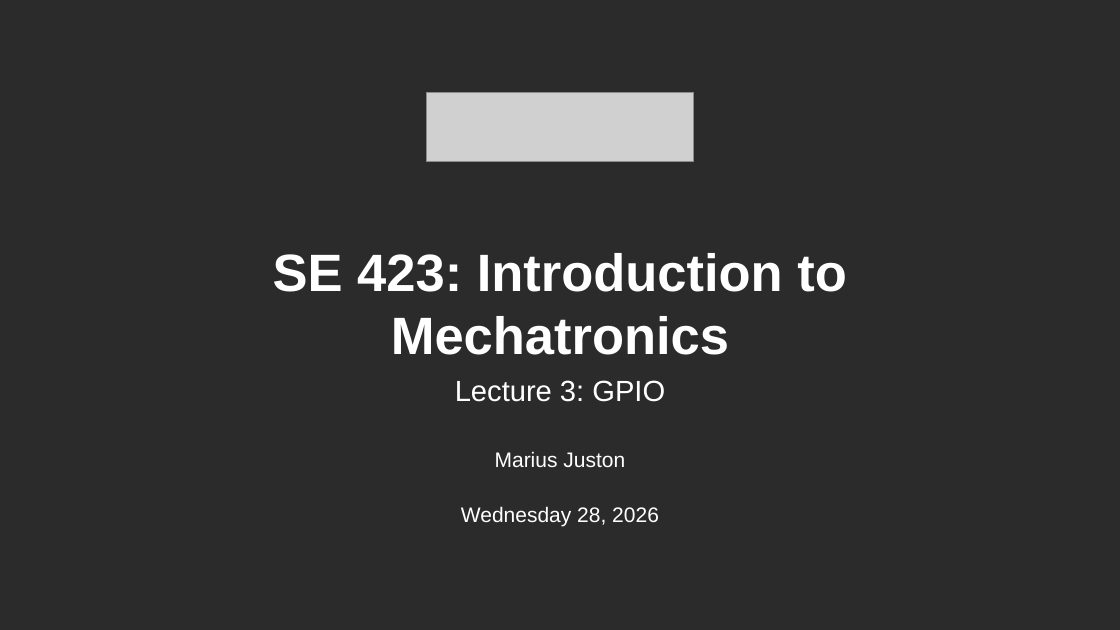
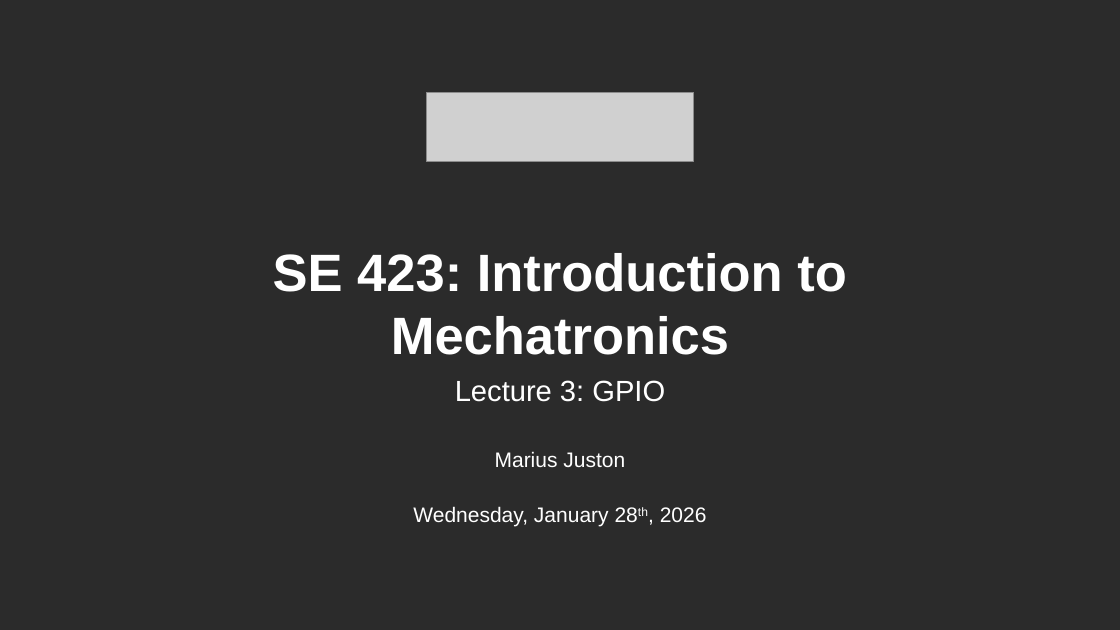
Before and after one commit to Marius-Juston/SE-423---Class-Material, a slide deck: slide 1 of Lectures/Slides/L3.pptx. Drawn at 1120x630 pixels with LibreOffice and Linux fonts; fonts in the diff are those of the drawing; grey boxes stand for pictures; background and template pictures are left out; a plain dark background stands for a picture behind light text. Boxes give left, top, right and bottom in pixels: in the first picture for what was removed or moved away, otherwise in the second. Text is boxed around its words. In the diff, an @@ line names an element or a change of style, - is before the commit and + after.

```diff
--- a/Lectures/Slides/L3.pptx
+++ b/Lectures/Slides/L3.pptx
@@ text at (x1=413, y1=506, x2=707, y2=527): text changed @@
-Wednesday 28, 2026
+Wednesday, January 28th, 2026
```
Also in this commit, not shown: 1 other file.
